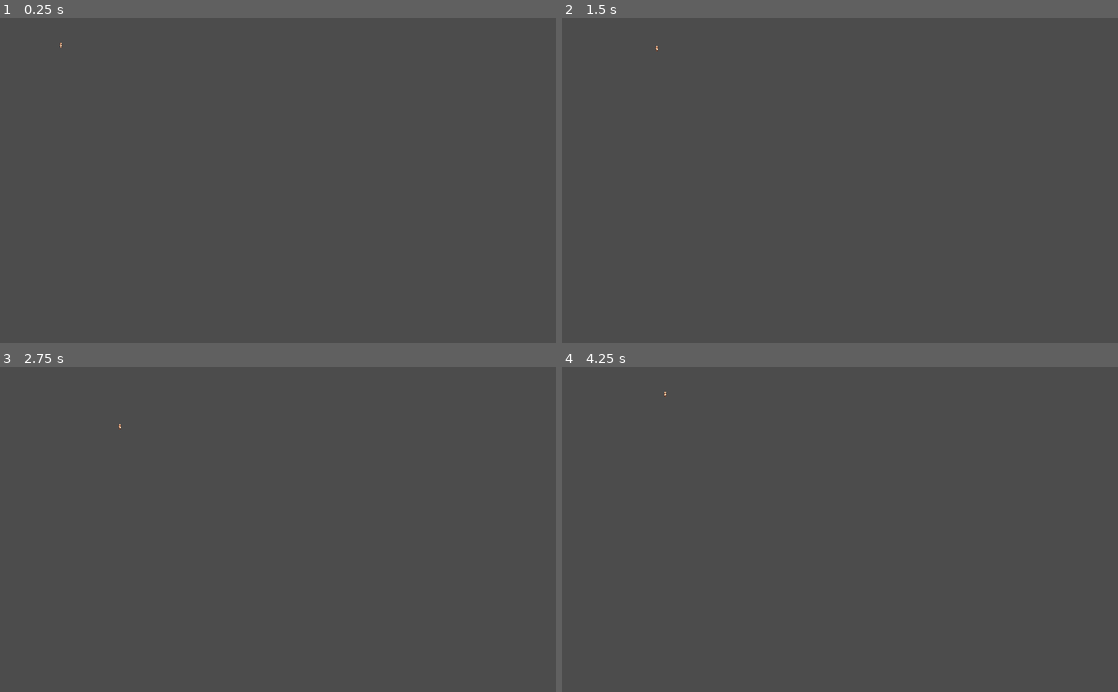
Above: before the commit, frames 1-4 (two rows, left to right).
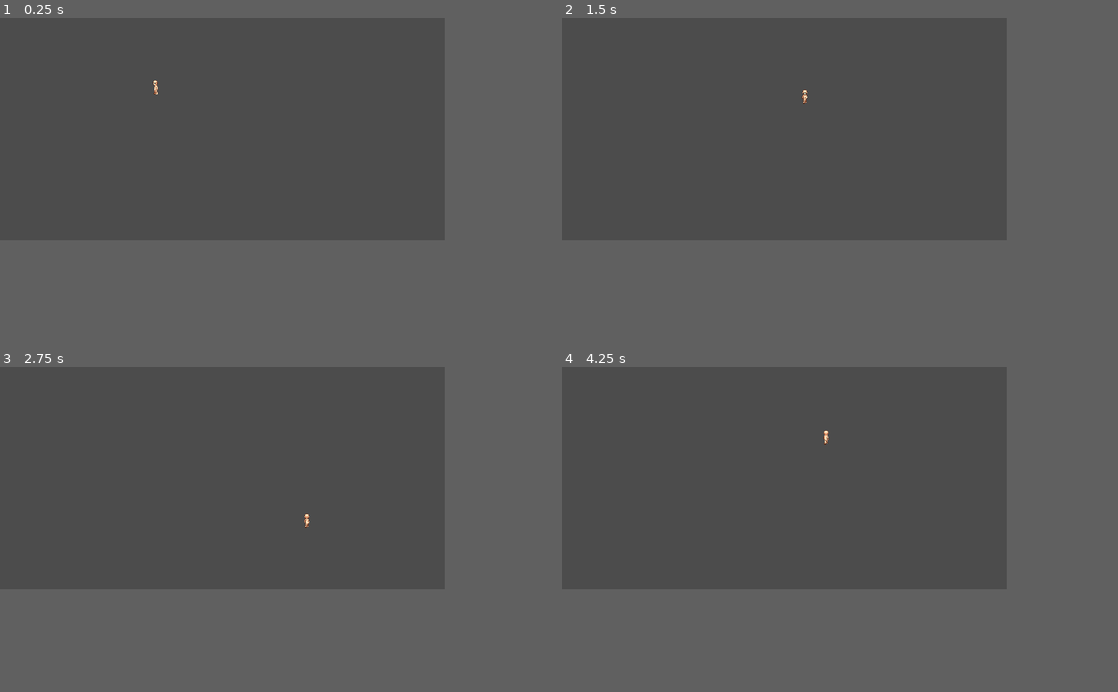
Above: after the commit, the same moments.

Repository: Boyquotes/mmorpg_up-and-down-with-godot
Game: Godot game, scene res://Town.tscn
The game is run twice, just before and just after one commit, with the same random seed, the same clock (stepped at 60 frames per second) and the same inputs.
Inputs:
- Up to frame 1 (0.25 s): no input
- Up to frame 2 (1.5 s): tap Enter at 0.5 s; hold Right (ui_right) 0.53-1.28 s; tap Space at 1.25 s; hold Down (ui_down) from 1.28 s (still down)
- Up to frame 3 (2.75 s): release Down (ui_down) at 2.03 s; hold Right (ui_right) from 2.03 s (still down)
- Up to frame 4 (4.25 s): tap Enter at 2.75 s; release Right (ui_right) at 2.78 s; hold Up (ui_up) 2.78-3.53 s; hold Left (ui_left) from 3.53 s (still down)
In our replay, the window is 800x468 before the commit and 640x320 after it. These sizes can differ from the game's own. Grey fills any space a smaller window leaves; there, only what the larger window draws over its background counts as a difference.

The runs differ from the first frame. In frame 1, less than 0.1% of the frame differs, in the area x 10-29%, y 7-24%; in frame 2, less than 0.1%, in the area x 16-45%, y 8-27%; in frame 3, less than 0.1%; in frame 4, less than 0.1%.

Commit message:
adding animation player

Diff:
--- a/Player.gd
+++ b/Player.gd
@@ -6,6 +6,9 @@
 
 var velocity = Vector2.ZERO
 
+onready var animationPlayer = $AnimationPlayer
+
+
 func _physics_process(delta):
 	var input_vector = Vector2.ZERO
 	input_vector.x = Input.get_action_strength("ui_right") - Input.get_action_strength("ui_left")
@@ -13,8 +16,17 @@
 	input_vector = input_vector.normalized()
 
 	if input_vector != Vector2.ZERO:
+		if input_vector.x > 0:
+			animationPlayer.play("RunRight")
+		else:
+			animationPlayer.play("RunLeft")
+		if input_vector.y > 0:
+			animationPlayer.play("RunDown")
+		else:
+			animationPlayer.play("RunUp")
 		velocity = velocity.move_toward(input_vector * MAX_SPEED, ACCELERATION * delta)
 	else:
+		animationPlayer.play("IdleLeft")
 		velocity = velocity.move_toward(Vector2.ZERO, FRICTION * delta)
 
 	velocity = move_and_slide(velocity)
--- a/Player.tscn
+++ b/Player.tscn
@@ -6,6 +6,152 @@
 [sub_resource type="CapsuleShape2D" id=1]
 radius = 2.0
 height = 6.0
+
+[sub_resource type="Animation" id=7]
+resource_name = "IdleDown"
+length = 0.1
+tracks/0/type = "value"
+tracks/0/path = NodePath("Sprite:frame")
+tracks/0/interp = 1
+tracks/0/loop_wrap = true
+tracks/0/imported = false
+tracks/0/enabled = true
+tracks/0/keys = {
+"times": PoolRealArray( 0 ),
+"transitions": PoolRealArray( 1 ),
+"update": 1,
+"values": [ 7 ]
+}
+
+[sub_resource type="Animation" id=8]
+resource_name = "IdleLeft"
+length = 0.1
+tracks/0/type = "value"
+tracks/0/path = NodePath("Sprite:frame")
+tracks/0/interp = 1
+tracks/0/loop_wrap = true
+tracks/0/imported = false
+tracks/0/enabled = true
+tracks/0/keys = {
+"times": PoolRealArray( 0 ),
+"transitions": PoolRealArray( 1 ),
+"update": 1,
+"values": [ 10 ]
+}
+
+[sub_resource type="Animation" id=9]
+resource_name = "IdleRight"
+length = 0.1
+tracks/0/type = "value"
+tracks/0/path = NodePath("Sprite:frame")
+tracks/0/interp = 1
+tracks/0/loop_wrap = true
+tracks/0/imported = false
+tracks/0/enabled = true
+tracks/0/keys = {
+"times": PoolRealArray( 0 ),
+"transitions": PoolRealArray( 1 ),
+"update": 1,
+"values": [ 4 ]
+}
+
+[sub_resource type="Animation" id=10]
+resource_name = "IdleUp"
+length = 0.1
+tracks/0/type = "value"
+tracks/0/path = NodePath("Sprite:frame")
+tracks/0/interp = 1
+tracks/0/loop_wrap = true
+tracks/0/imported = false
+tracks/0/enabled = true
+tracks/0/keys = {
+"times": PoolRealArray( 0 ),
+"transitions": PoolRealArray( 1 ),
+"update": 1,
+"values": [ 1 ]
+}
+
+[sub_resource type="Animation" id=2]
+length = 0.001
+tracks/0/type = "value"
+tracks/0/path = NodePath("Sprite:frame")
+tracks/0/interp = 1
+tracks/0/loop_wrap = true
+tracks/0/imported = false
+tracks/0/enabled = true
+tracks/0/keys = {
+"times": PoolRealArray( 0 ),
+"transitions": PoolRealArray( 1 ),
+"update": 0,
+"values": [ 3 ]
+}
+
+[sub_resource type="Animation" id=5]
+resource_name = "RunDown"
+length = 0.7
+loop = true
+tracks/0/type = "value"
+tracks/0/path = NodePath("Sprite:frame")
+tracks/0/interp = 1
+tracks/0/loop_wrap = true
+tracks/0/imported = false
+tracks/0/enabled = true
+tracks/0/keys = {
+"times": PoolRealArray( 0, 0.2, 0.4, 0.6 ),
+"transitions": PoolRealArray( 1, 1, 1, 1 ),
+"update": 1,
+"values": [ 6, 7, 8, 7 ]
+}
+
+[sub_resource type="Animation" id=6]
+resource_name = "RunLeft"
+length = 0.7
+tracks/0/type = "value"
+tracks/0/path = NodePath("Sprite:frame")
+tracks/0/interp = 1
+tracks/0/loop_wrap = true
+tracks/0/imported = false
+tracks/0/enabled = true
+tracks/0/keys = {
+"times": PoolRealArray( 0, 0.2, 0.4, 0.6 ),
+"transitions": PoolRealArray( 1, 1, 1, 1 ),
+"update": 1,
+"values": [ 9, 10, 11, 10 ]
+}
+
+[sub_resource type="Animation" id=3]
+resource_name = "RunRight"
+length = 0.7
+loop = true
+tracks/0/type = "value"
+tracks/0/path = NodePath("Sprite:frame")
+tracks/0/interp = 1
+tracks/0/loop_wrap = true
+tracks/0/imported = false
+tracks/0/enabled = true
+tracks/0/keys = {
+"times": PoolRealArray( 0, 0.2, 0.4, 0.6 ),
+"transitions": PoolRealArray( 1, 1, 1, 1 ),
+"update": 1,
+"values": [ 3, 4, 5, 4 ]
+}
+
+[sub_resource type="Animation" id=4]
+resource_name = "RunUp"
+length = 0.7
+loop = true
+tracks/0/type = "value"
+tracks/0/path = NodePath("Sprite:frame")
+tracks/0/interp = 1
+tracks/0/loop_wrap = true
+tracks/0/imported = false
+tracks/0/enabled = true
+tracks/0/keys = {
+"times": PoolRealArray( 0, 0.2, 0.4, 0.6 ),
+"transitions": PoolRealArray( 1, 1, 1, 1 ),
+"update": 1,
+"values": [ 0, 1, 2, 1 ]
+}
 
 [node name="Player" type="KinematicBody2D"]
 script = ExtResource( 3 )
@@ -15,7 +161,20 @@
 texture = ExtResource( 1 )
 centered = false
 hframes = 12
+frame = 3
 
 [node name="CollisionShape2D" type="CollisionShape2D" parent="."]
-position = Vector2( 8, 10 )
+position = Vector2( 8, 11 )
 shape = SubResource( 1 )
+
+[node name="AnimationPlayer" type="AnimationPlayer" parent="."]
+autoplay = "RunRight"
+anims/IdleDown = SubResource( 7 )
+anims/IdleLeft = SubResource( 8 )
+anims/IdleRight = SubResource( 9 )
+anims/IdleUp = SubResource( 10 )
+anims/RESET = SubResource( 2 )
+anims/RunDown = SubResource( 5 )
+anims/RunLeft = SubResource( 6 )
+anims/RunRight = SubResource( 3 )
+anims/RunUp = SubResource( 4 )
--- a/project.godot
+++ b/project.godot
@@ -16,8 +16,8 @@
 
 [display]
 
-window/size/test_width=320
-window/size/test_height=180
+window/size/width=320
+window/size/height=160
 window/stretch/mode="2d"
 window/stretch/aspect="keep"
 
Not shown: 1 places in Player.tscn that only renumber resources
